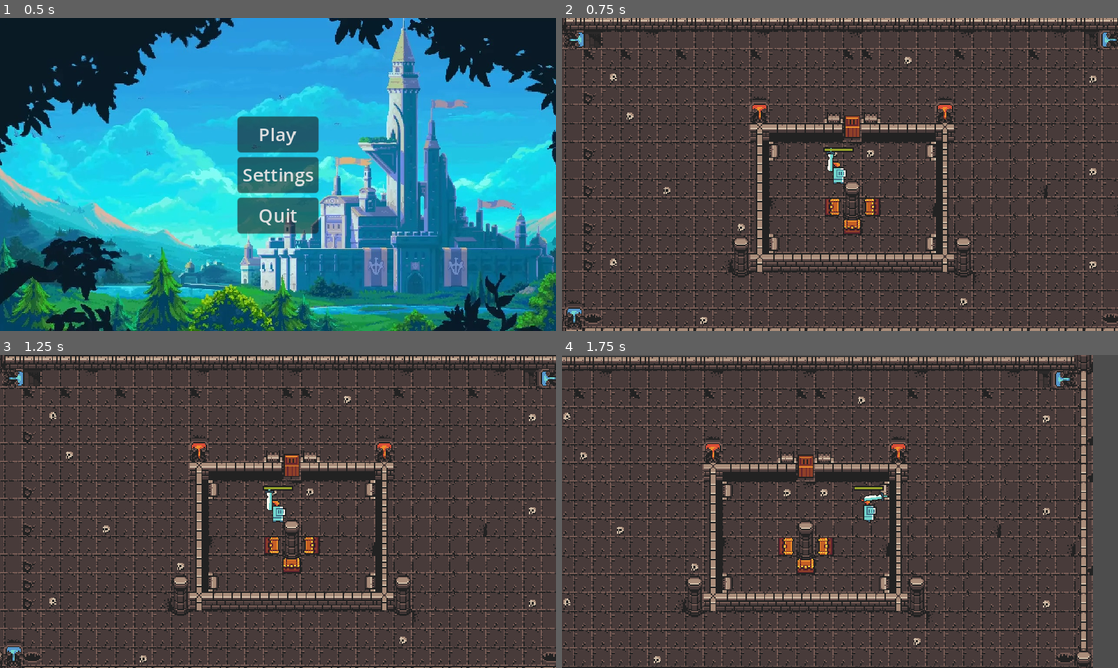
Above: before the commit, frames 1-4 (two rows, left to right).
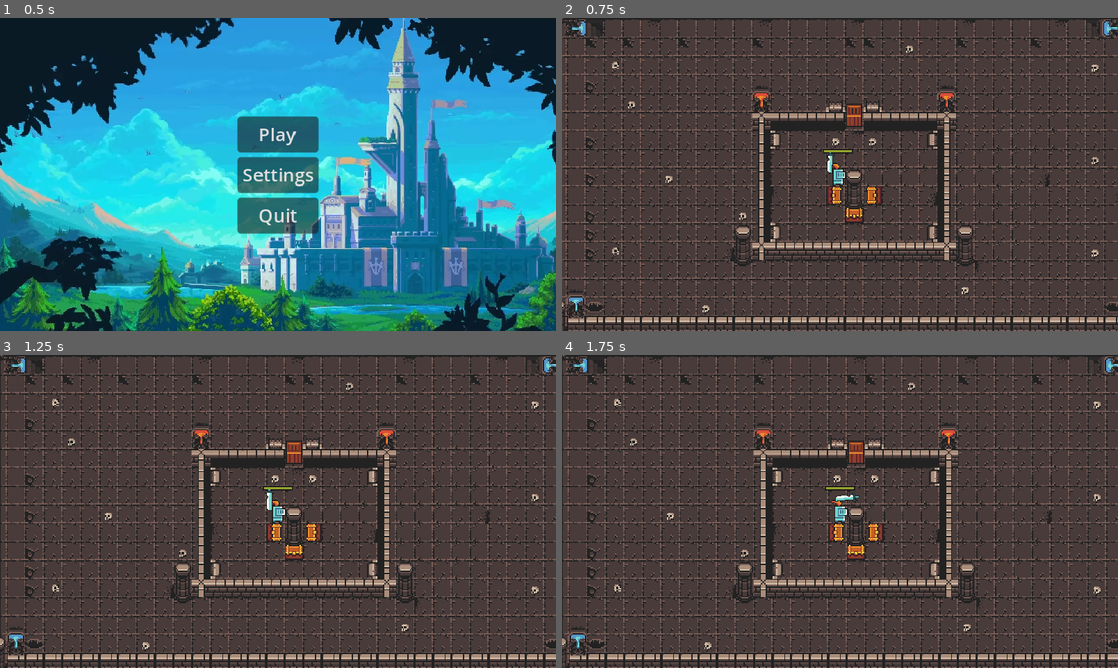
Above: after the commit, the same moments.

Repository: baieteala/simulare
Game: Godot game, scene res://scenes/Menu/Menu.tscn
The game is run twice, just before and just after one commit, with the same random seed, the same clock (stepped at 60 frames per second) and the same inputs.
Inputs (mouse positions are in pixels of both pictures, inside the frame that each line leads up to):
- Up to frame 1 (0.5 s): no input
- Up to frame 2 (0.75 s): click "Play" at 0.5 s
- Up to frame 3 (1.25 s): no input
- Up to frame 4 (1.75 s): move the mouse to (962, 495) at 1.27 s; hold D (right) from 1.28 s (still down)

Frame 1 is identical in both runs. In frame 2, 48% of the frame differs, in the area x 0-100%, y 0-100%; in frame 3, 46%; in frame 4, 50%.

Commit message:
modificari

Diff:
--- a/proiect-simulare/Game.tscn
+++ b/proiect-simulare/Game.tscn
@@ -16,7 +16,7 @@
 constrain_avoidance = true
 
 [node name="Player" parent="." instance=ExtResource("2_qb02i")]
-position = Vector2(99, 104)
+position = Vector2(98, 112)
 
 [node name="PauseMenu" parent="." instance=ExtResource("4_33v5x")]
 process_mode = 2
--- a/proiect-simulare/scenes/Rooms/SecondRoom.tscn
+++ b/proiect-simulare/scenes/Rooms/SecondRoom.tscn
@@ -5008,7 +5008,7 @@
 1:0/0 = 0
 1:0/0/physics_layer_0/linear_velocity = Vector2(0, 0)
 1:0/0/physics_layer_0/angular_velocity = 0.0
-1:0/0/physics_layer_0/polygon_0/points = PackedVector2Array(-8, -8, 8, -8, 8, 8, -8, 8)
+1:0/0/physics_layer_0/polygon_0/points = PackedVector2Array(-2.96875, -8, 8, -8, 8, 8, -2.90625, 8)
 2:0/0 = 0
 2:0/0/physics_layer_0/linear_velocity = Vector2(0, 0)
 2:0/0/physics_layer_0/angular_velocity = 0.0
@@ -5016,7 +5016,7 @@
 3:0/0 = 0
 3:0/0/physics_layer_0/linear_velocity = Vector2(0, 0)
 3:0/0/physics_layer_0/angular_velocity = 0.0
-3:0/0/physics_layer_0/polygon_0/points = PackedVector2Array(-8, -8, 8, -8, 8, 8, -8, 8)
+3:0/0/physics_layer_0/polygon_0/points = PackedVector2Array(-8, -8, 3.46875, -8, 3.21875, -8, 3.21875, 8, -8, 8)
 4:0/0 = 0
 4:0/0/physics_layer_0/linear_velocity = Vector2(0, 0)
 4:0/0/physics_layer_0/angular_velocity = 0.0
@@ -5044,7 +5044,7 @@
 1:1/0 = 0
 1:1/0/physics_layer_0/linear_velocity = Vector2(0, 0)
 1:1/0/physics_layer_0/angular_velocity = 0.0
-1:1/0/physics_layer_0/polygon_0/points = PackedVector2Array(-8, -8, 8, -8, 8, 8, -8, 8)
+1:1/0/physics_layer_0/polygon_0/points = PackedVector2Array(-2.96875, -8, 8, -8, 8, 8, -2.90625, 8)
 2:1/0 = 0
 2:1/0/physics_layer_0/linear_velocity = Vector2(0, 0)
 2:1/0/physics_layer_0/angular_velocity = 0.0
@@ -5052,7 +5052,7 @@
 3:1/0 = 0
 3:1/0/physics_layer_0/linear_velocity = Vector2(0, 0)
 3:1/0/physics_layer_0/angular_velocity = 0.0
-3:1/0/physics_layer_0/polygon_0/points = PackedVector2Array(-8, -8, 8, -8, 8, 8, -8, 8)
+3:1/0/physics_layer_0/polygon_0/points = PackedVector2Array(-8, -8, 3.46875, -8, 3.21875, -8, 3.21875, 8, -8, 8)
 4:1/0 = 0
 4:1/0/physics_layer_0/linear_velocity = Vector2(0, 0)
 4:1/0/physics_layer_0/angular_velocity = 0.0
@@ -5077,7 +5077,7 @@
 1:2/0 = 0
 1:2/0/physics_layer_0/linear_velocity = Vector2(0, 0)
 1:2/0/physics_layer_0/angular_velocity = 0.0
-1:2/0/physics_layer_0/polygon_0/points = PackedVector2Array(-8, -8, 8, -8, 8, 8, -8, 8)
+1:2/0/physics_layer_0/polygon_0/points = PackedVector2Array(-2.96875, -8, 8, -8, 8, 8, -2.90625, 8)
 2:2/0 = 0
 2:2/0/physics_layer_0/linear_velocity = Vector2(0, 0)
 2:2/0/physics_layer_0/angular_velocity = 0.0
@@ -5085,7 +5085,7 @@
 3:2/0 = 0
 3:2/0/physics_layer_0/linear_velocity = Vector2(0, 0)
 3:2/0/physics_layer_0/angular_velocity = 0.0
-3:2/0/physics_layer_0/polygon_0/points = PackedVector2Array(-8, -8, 8, -8, 8, 8, -8, 8)
+3:2/0/physics_layer_0/polygon_0/points = PackedVector2Array(-8, -8, 3.46875, -8, 3.21875, -8, 3.21875, 8, -8, 8)
 4:2/0 = 0
 4:2/0/physics_layer_0/linear_velocity = Vector2(0, 0)
 4:2/0/physics_layer_0/angular_velocity = 0.0
